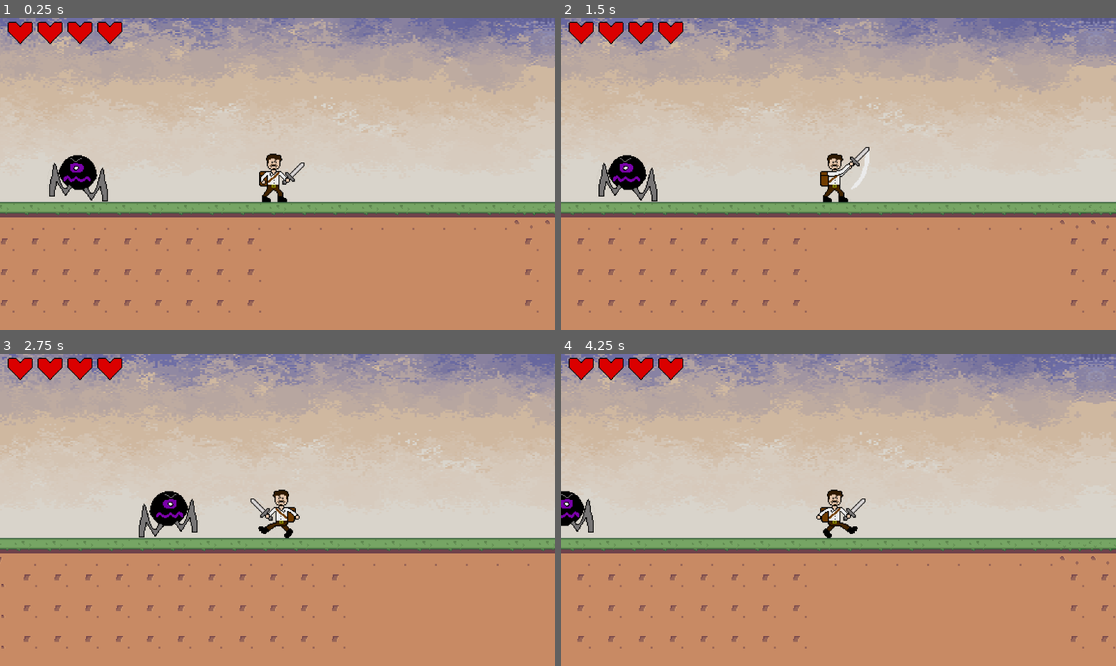
Above: before the commit, frames 1-4 (two rows, left to right).
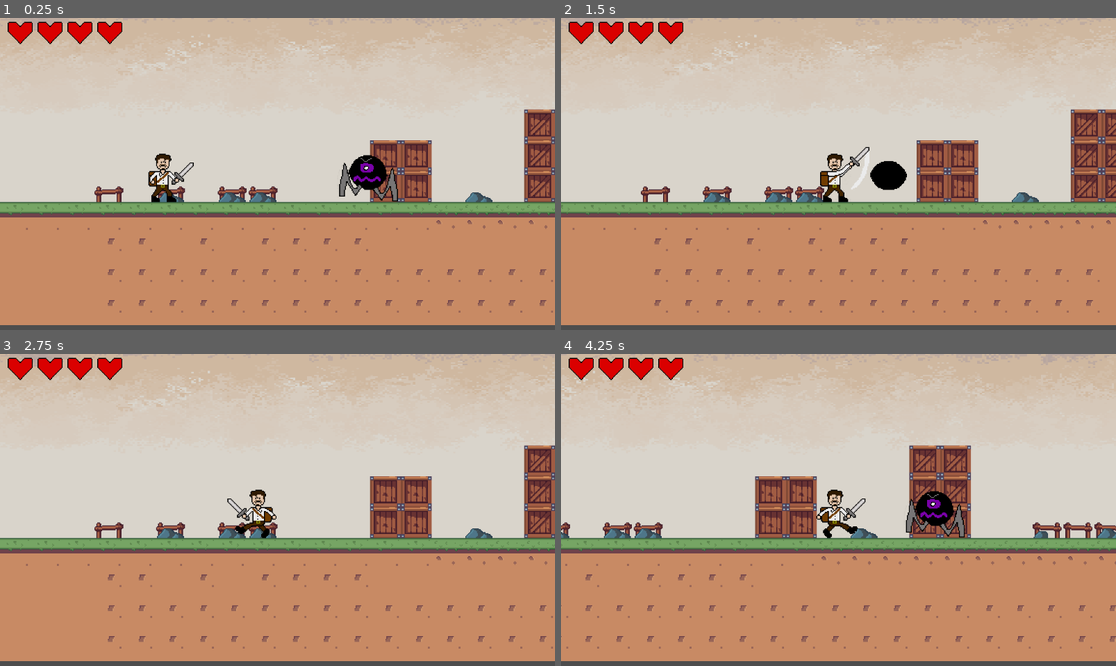
Above: after the commit, the same moments.

Repository: bscott519/ColossalCrisisGame
Game: Godot game, scene res://Scenes/level_1.tscn
The game is run twice, just before and just after one commit, with the same random seed, the same clock (stepped at 60 frames per second) and the same inputs. The engine's default icon, where the game draws it, is replaced by a stand-in: a white triangle on a blue panel in a dark square.
Inputs (mouse positions are in pixels of both pictures, inside the frame that each line leads up to):
- Up to frame 1 (0.25 s): no input
- Up to frame 2 (1.5 s): move the mouse to (960, 158) at 0.52 s; hold D (right) from 0.53 s (still down); click (960, 158) at 0.6 s; tap Space (jump) at 0.77 s; move the mouse to (727, 189) at 1.27 s; click (727, 189) at 1.35 s
- Up to frame 3 (2.75 s): tap Space (jump) at 1.52 s; move the mouse to (333, 441) at 2.02 s; release D (right) at 2.03 s; hold A (left) from 2.03 s (still down); click (333, 441) at 2.1 s
- Up to frame 4 (4.25 s): move the mouse to (810, 572) at 2.77 s; release A (left) at 2.78 s; hold D (right) from 2.78 s (still down); click (810, 572) at 2.85 s; tap Space (jump) at 3.02, 3.77 s; move the mouse to (1005, 556) at 3.52 s; click (1005, 556) at 3.6 s

The runs differ from the first frame. In frame 1, 39% of the frame differs, in the area x 0-100%, y 0-100%; in frame 2, 39%; in frame 3, 38%; in frame 4, 39%.

Commit message:
colosslings now patrol

Diff:
--- a/Scenes/level_1.tscn
+++ b/Scenes/level_1.tscn
@@ -205,28 +205,91 @@
 shape = SubResource("RectangleShape2D_ft2ke")
 
 [node name="player" parent="." instance=ExtResource("3_pm7jt")]
-position = Vector2(5263, 131)
-
-[node name="colosslings" parent="." instance=ExtResource("5_1lh3t")]
+position = Vector2(173, 195)
+
+[node name="colosslings" parent="." node_paths=PackedStringArray("patrol_points") instance=ExtResource("5_1lh3t")]
 position = Vector2(388, 213)
-
-[node name="colosslings2" parent="." instance=ExtResource("5_1lh3t")]
+patrol_points = NodePath("PatrolPoints")
+
+[node name="PatrolPoints" type="Node" parent="colosslings"]
+
+[node name="Point1" type="Marker2D" parent="colosslings/PatrolPoints"]
+position = Vector2(146, 211)
+
+[node name="Point2" type="Marker2D" parent="colosslings/PatrolPoints"]
+position = Vector2(510, 211)
+
+[node name="colosslings2" parent="." node_paths=PackedStringArray("patrol_points") instance=ExtResource("5_1lh3t")]
 position = Vector2(677, 213)
-
-[node name="colosslings3" parent="." instance=ExtResource("5_1lh3t")]
+patrol_points = NodePath("PatrolPoints")
+
+[node name="PatrolPoints" type="Node" parent="colosslings2"]
+
+[node name="Point1" type="Marker2D" parent="colosslings2/PatrolPoints"]
+position = Vector2(546, 211)
+
+[node name="Point2" type="Marker2D" parent="colosslings2/PatrolPoints"]
+position = Vector2(765, 211)
+
+[node name="colosslings3" parent="." node_paths=PackedStringArray("patrol_points") instance=ExtResource("5_1lh3t")]
 position = Vector2(1599, 84)
-
-[node name="colosslings4" parent="." instance=ExtResource("5_1lh3t")]
+patrol_points = NodePath("PatrolPoints")
+
+[node name="PatrolPoints" type="Node" parent="colosslings3"]
+
+[node name="Point1" type="Marker2D" parent="colosslings3/PatrolPoints"]
+position = Vector2(1499, 78)
+
+[node name="Point2" type="Marker2D" parent="colosslings3/PatrolPoints"]
+position = Vector2(1701, 78)
+
+[node name="colosslings4" parent="." node_paths=PackedStringArray("patrol_points") instance=ExtResource("5_1lh3t")]
 position = Vector2(2426, 144)
-
-[node name="colosslings6" parent="." instance=ExtResource("5_1lh3t")]
-position = Vector2(3940, 178)
-
-[node name="colosslings7" parent="." instance=ExtResource("5_1lh3t")]
-position = Vector2(4121, 179)
-
-[node name="colosslings8" parent="." instance=ExtResource("5_1lh3t")]
-position = Vector2(5056, 145)
+patrol_points = NodePath("PatrolPoints")
+
+[node name="PatrolPoints" type="Node" parent="colosslings4"]
+
+[node name="Point1" type="Marker2D" parent="colosslings4/PatrolPoints"]
+position = Vector2(2271, 146)
+
+[node name="Point2" type="Marker2D" parent="colosslings4/PatrolPoints"]
+position = Vector2(2596, 146)
+
+[node name="colosslings6" parent="." node_paths=PackedStringArray("patrol_points") instance=ExtResource("5_1lh3t")]
+position = Vector2(3901, 178)
+patrol_points = NodePath("PatrolPoints")
+
+[node name="PatrolPoints" type="Node" parent="colosslings6"]
+
+[node name="Point1" type="Marker2D" parent="colosslings6/PatrolPoints"]
+position = Vector2(3732, 180)
+
+[node name="Point2" type="Marker2D" parent="colosslings6/PatrolPoints"]
+position = Vector2(4057, 180)
+
+[node name="colosslings7" parent="." node_paths=PackedStringArray("patrol_points") instance=ExtResource("5_1lh3t")]
+position = Vector2(4210, 179)
+patrol_points = NodePath("PatrolPoints")
+
+[node name="PatrolPoints" type="Node" parent="colosslings7"]
+
+[node name="Point1" type="Marker2D" parent="colosslings7/PatrolPoints"]
+position = Vector2(4082, 180)
+
+[node name="Point2" type="Marker2D" parent="colosslings7/PatrolPoints"]
+position = Vector2(4363, 180)
+
+[node name="colosslings8" parent="." node_paths=PackedStringArray("patrol_points") instance=ExtResource("5_1lh3t")]
+position = Vector2(5051, 145)
+patrol_points = NodePath("PatrolPoints")
+
+[node name="PatrolPoints" type="Node" parent="colosslings8"]
+
+[node name="Point1" type="Marker2D" parent="colosslings8/PatrolPoints"]
+position = Vector2(4905, 147)
+
+[node name="Point2" type="Marker2D" parent="colosslings8/PatrolPoints"]
+position = Vector2(5186, 147)
 
 [node name="possessedknight" parent="." node_paths=PackedStringArray("patrol_points") instance=ExtResource("6_r27hs")]
 position = Vector2(1012, 99)
--- a/Scripts/colosslings.gd
+++ b/Scripts/colosslings.gd
@@ -6,8 +6,19 @@
 @onready var timer = $Timer
 @onready var cl_deal_dmg_area = $CLDealDmgArea
 
-const speed = 30
+@export var patrol_points : Node
+@export var speed : int = 1500
+@export var wait_time : int = 1
+
 const gravity = 900
+
+enum State { Idle, Walk, Death }
+var current_state : State
+var direction : Vector2 = Vector2.LEFT
+var number_of_points : int
+var point_positions : Array[Vector2]
+var current_point : Vector2
+var current_point_position : int
 
 var knockback_strength : float = 100
 var is_knocked_back: bool = false
@@ -28,14 +39,21 @@
 var player_in_area = false
 
 func _ready():
-	is_chasing = true
+	if patrol_points != null:
+		number_of_points = patrol_points.get_children().size()
+		for point in patrol_points.get_children():
+			point_positions.append(point.global_position)
+		current_point = point_positions[current_point_position]
+	else:
+		print("No patrol points")
+
+	timer.wait_time = wait_time
+
+	current_state = State.Idle
+
 	cl_deal_dmg_area.cL_dmg = 1
 
-func _process(delta):
-	if !is_on_floor():
-		velocity.y += gravity * delta
-		velocity.x = 0
-
+func _physics_process(delta):
 	Global.cLDmgAmount = dmg_to_deal
 	Global.cLDmgZone = $CLDealDmgArea
 	player = Global.plyrbody
@@ -50,31 +68,57 @@
 	else:
 		pass
 
+	enemy_gravity(delta)
+	enemy_idle(delta)
 	enemy_walk(delta)
 	enemy_anims()
 	move_and_slide()
 
 func _on_timer_timeout():
-	$Timer.wait_time = choose([1.5, 2.0, 2.5])
-	if !is_chasing:
-		dir = choose([Vector2.RIGHT, Vector2.LEFT])
-		velocity.x = 0
+	can_walk = true
 
-func choose(array):
-	array.shuffle()
-	return array.front()
+func enemy_gravity(delta : float):
+	velocity.y += gravity * delta
+
+func enemy_idle(delta : float):
+	if !can_walk:
+		velocity.x = move_toward(velocity.x, 0, speed * delta)
+		current_state = State.Idle
 
 func enemy_walk(delta):
 	if !dead:
-		if !is_chasing:
-			velocity += dir * speed * delta
-	elif dead:
-		velocity.x = 0
+		if abs(position.x - current_point.x) > 0.5:
+			velocity.x = direction.x * speed * delta
+			current_state = State.Walk
+		else:
+			current_point_position += 1
+
+			if current_point_position >= number_of_points:
+				current_point_position = 0
+
+			current_point = point_positions[current_point_position];
+
+			if current_point.x > position.x:
+				direction = Vector2.RIGHT
+			else:
+				direction = Vector2.LEFT
+
+			can_walk = false
+			timer.start()
+
+	animated_sprite_2d.flip_h = direction.x > 0
 
 func enemy_death():
 	self.queue_free()
 
 func enemy_anims():
+	if current_state == State.Death:
+		animated_sprite_2d.play("death")
+	elif current_state == State.Idle && !can_walk:
+		animated_sprite_2d.play("idle")
+	elif current_state == State.Walk && can_walk:
+		animated_sprite_2d.play("walk")
+
 	if !dead and !took_dmg and !is_deal_dmg:
 		animated_sprite_2d.play("walk")
 		if dir.x == -1:
@@ -87,6 +131,8 @@
 		took_dmg = false
 	elif dead and is_roaming:
 		is_roaming = false
+		current_state = State.Death
+		velocity.x = 0
 		animated_sprite_2d.play("death")
 		await get_tree().create_timer(0.4).timeout
 		enemy_death()
